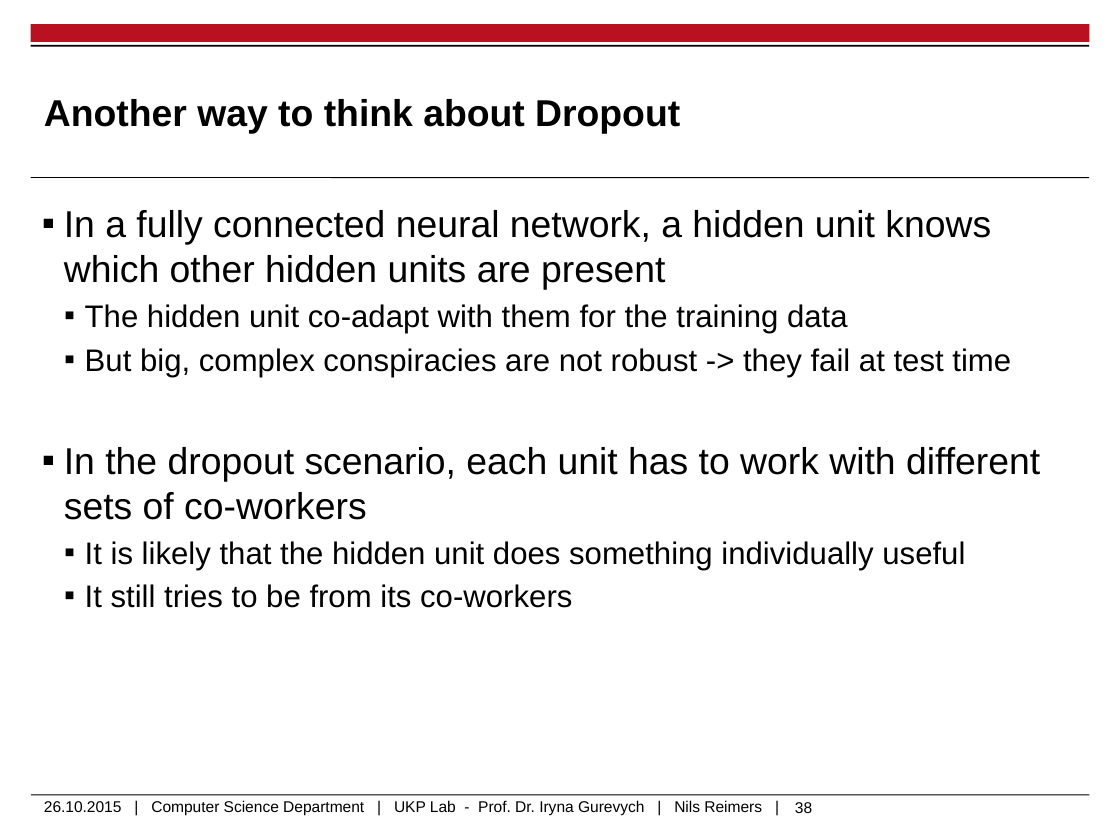
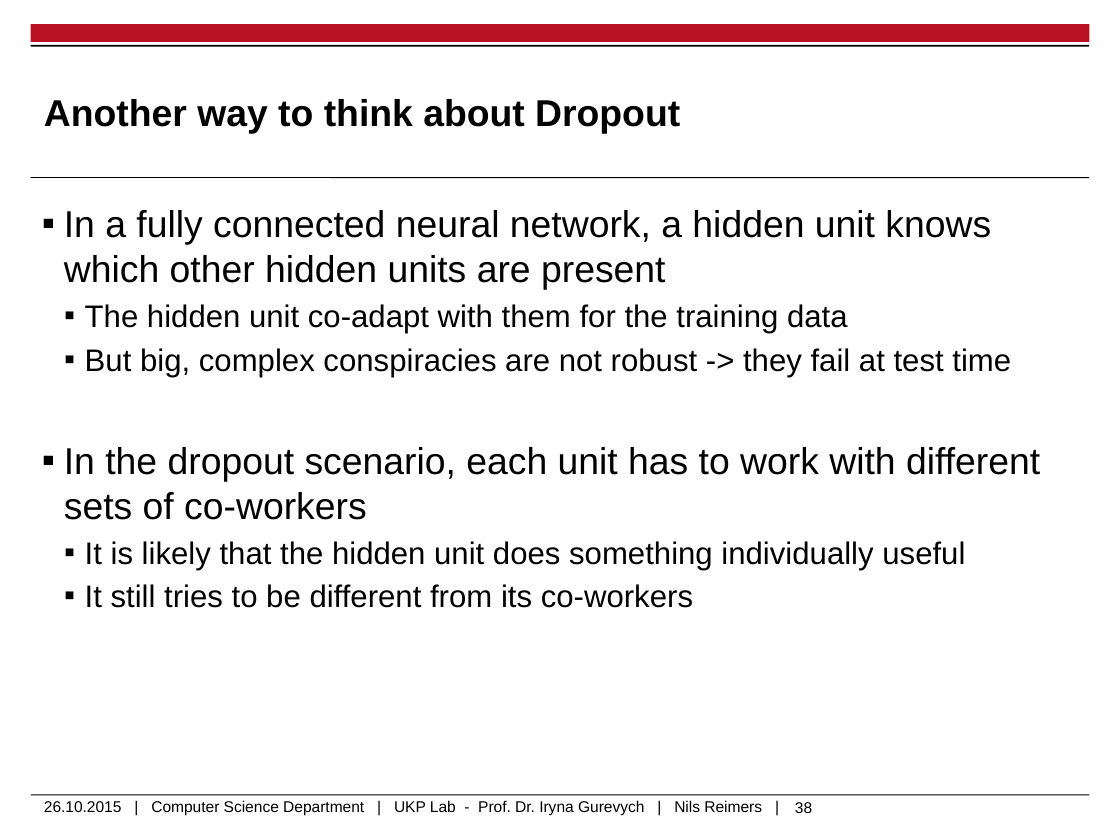
Before and after one commit to UKPLab/deeplearning4nlp-tutorial, a slide deck: slide 38 of 2015-10_Lecture/Lecture4/2015-10-26_Autoencoders_Recursive_NN.pptx. Drawn at 1120x840 pixels with LibreOffice and Linux fonts; fonts in the diff are those of the drawing; background and template pictures are left out. Boxes give left, top, right and bottom in pixels: in the first picture for what was removed or moved away, otherwise in the second. Text is boxed around its words. In the diff, an @@ line names an element or a change of style, - is before the commit and + after.

```diff
--- a/2015-10_Lecture/Lecture4/2015-10-26_Autoencoders_Recursive_NN.pptx
+++ b/2015-10_Lecture/Lecture4/2015-10-26_Autoencoders_Recursive_NN.pptx
@@ text at [85, 584, 693, 608]: text changed @@
-  ▪ It still tries to be from its co-workers
+  ▪ It still tries to be different from its co-workers
```
Also in this commit, not shown: 4 other slides changed, 5 other files.
